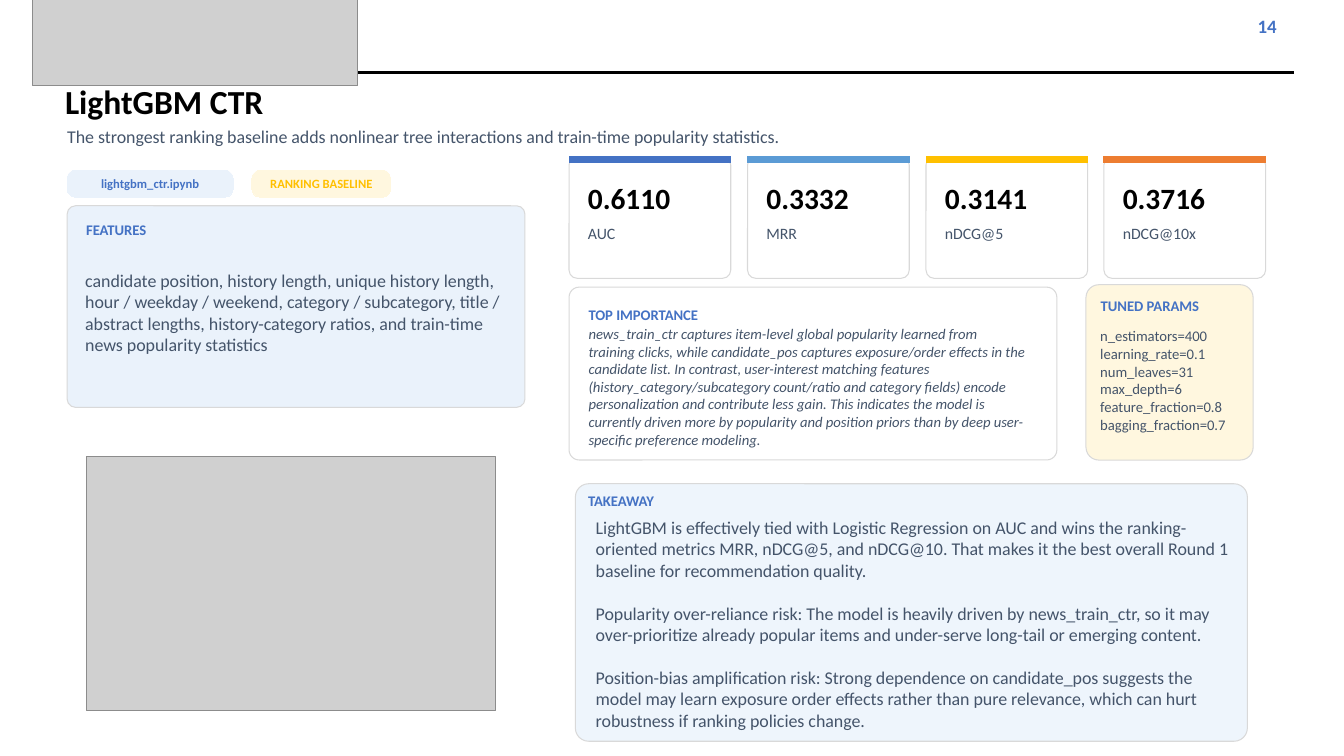
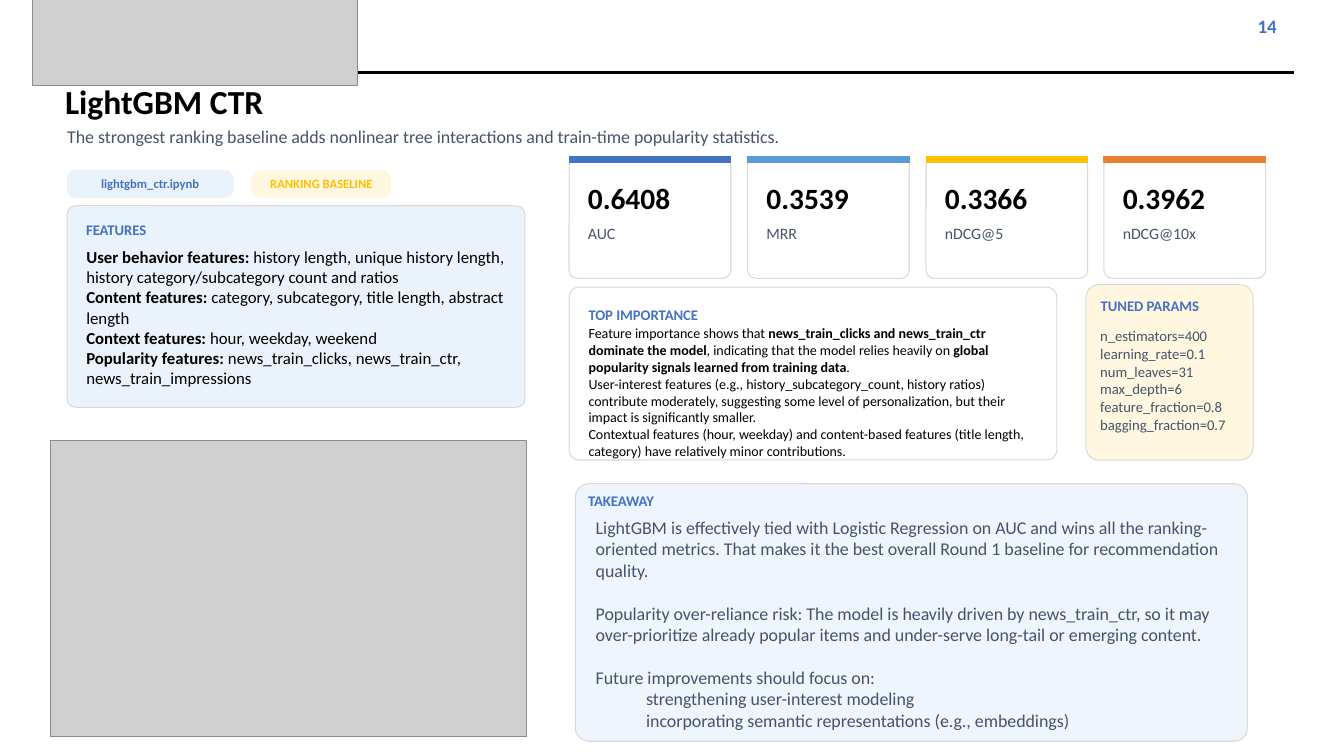
Before and after one commit to XiangningDeng/2026-MDSH-Submit, a slide deck: slide 15 of round1_baselines/Presentation1.pptx. Drawn at 1344x756 pixels with LibreOffice and Linux fonts; fonts in the diff are those of the drawing; grey boxes stand for pictures. Boxes give left, top, right and bottom in pixels: in the first picture for what was removed or moved away, otherwise in the second. Text is boxed around its words. In the diff, an @@ line names an element or a change of style, - is before the commit and + after.

Commit message:
ppt update

```diff
--- a/round1_baselines/Presentation1.pptx
+++ b/round1_baselines/Presentation1.pptx
@@ text at box(588, 188, 670, 210): text changed @@
-0.6110
+0.6408
@@ text at box(766, 189, 848, 210): text changed @@
-0.3332
+0.3539
@@ text at box(945, 189, 1027, 210): text changed @@
-0.3141
+0.3366
@@ text at box(1123, 189, 1205, 210): text changed @@
-0.3716
+0.3962
@@ text at box(86, 251, 504, 387): text changed; size 12.8 to 12 pt; text colour #44546A to #000000 @@
-candidate position, history length, unique history length, hour / weekday / weekend, category / subcategory, title / abstract lengths, history-category ratios, and train-time news popularity statistics
+User behavior features: history length, unique history length, history category/subcategory count and ratios
+Content features: category, subcategory, title length, abstract length
+Context features: hour, weekday, weekend
+Popularity features: news_train_clicks, news_train_ctr, news_train_impressions
@@ text at box(589, 328, 1024, 528): text changed; size 10.5 to 10 pt; text colour #44546A to #000000; italic off @@
-news_train_ctr captures item-level global popularity learned from training clicks, while candidate_pos captures exposure/order effects in the candidate list. In contrast, user-interest matching features (history_category/subcategory count/ratio and category fields) encode personalization and contribute less gain. This indicates the model is currently driven more by popularity and position priors than by deep user-specific preference modeling.
+Feature importance shows that news_train_clicks and news_train_ctr dominate the model, indicating that the model relies heavily on global popularity signals learned from training data.
+User-interest features (e.g., history_subcategory_count, history ratios) contribute moderately, suggesting some level of personalization, but their impact is significantly smaller.
+Contextual features (hour, weekday) and content-based features (title length, category) have relatively minor contributions.
+Overall, the model is primarily driven by popularity signals, with limited reliance on deep user preference modeling.
@@ picture: place and size @@
-picture at box(86, 457, 495, 711)
+picture at box(50, 441, 526, 736)
@@ text at box(596, 521, 1218, 580): text changed @@
-LightGBM is effectively tied with Logistic Regression on AUC and wins the ranking-oriented metrics MRR, nDCG@5, and nDCG@10. That makes it the best overall Round 1 baseline for recommendation quality.
+LightGBM is effectively tied with Logistic Regression on AUC and wins all the ranking-oriented metrics. That makes it the best overall Round 1 baseline for recommendation quality.
@@ text at box(596, 671, 1069, 730): text changed @@
-Position-bias amplification risk: Strong dependence on candidate_pos suggests the model may learn exposure order effects rather than pure relevance, which can hurt robustness if ranking policies change.
+Future improvements should focus on:
+  strengthening user-interest modeling
+  incorporating semantic representations (e.g., embeddings)
```
Also in this commit, not shown: 3 other slides changed, 1 other file.
